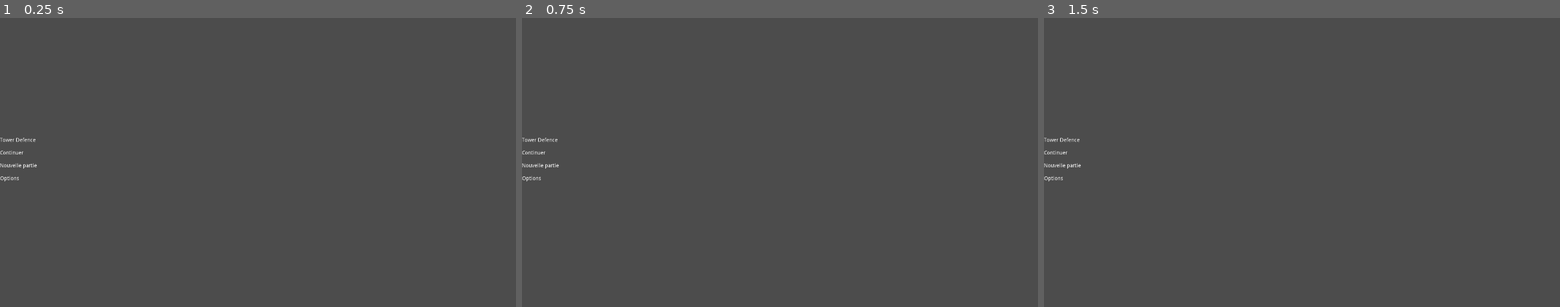
Above: before the commit, frames 1-3 (left to right).
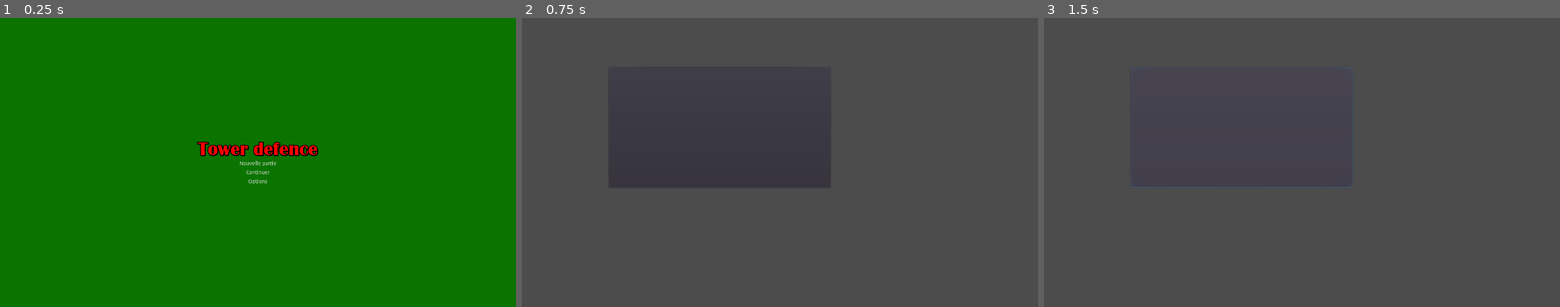
Above: after the commit, the same moments.

Repository: notpolarstar/towerdefence
Game: Godot game, scene res://EcranTitre.tscn
The game is run twice, just before and just after one commit, with the same random seed, the same clock (stepped at 60 frames per second) and the same inputs. Before the commit the project has no main scene; this scene is started directly in both runs.
Inputs (mouse positions are in pixels of both pictures, inside the frame that each line leads up to):
- Up to frame 1 (0.25 s): no input
- Up to frame 2 (0.75 s): click (780, 162) at 0.5 s, where only the run after the commit has a clickable "Nouvelle partie"
- Up to frame 3 (1.5 s): click (1240, 127) at 1.27 s

The runs differ from the first frame. In frame 1, 100% of the frame differs, in the area x 0-100%, y 0-100%; in frame 2, 0.3%; in frame 3, 0.3%.

Commit message:
Ecran titre

Diff:
--- /dev/null
+++ b/towerdefence/Button.gd
@@ -0,0 +1,5 @@
+extends Control
+func _on_Button_pressed():
+	print("1")
+	get_tree().change_scene("res://EcranTitre.tscn")
+	print("2")
--- a/towerdefence/EcranTitre.tscn
+++ b/towerdefence/EcranTitre.tscn
@@ -1,8 +1,18 @@
-[gd_scene format=2]
+[gd_scene load_steps=4 format=2]
+
+[ext_resource path="res://BRITANIC.TTF" type="DynamicFontData" id=1]
+[ext_resource path="res://Nouvelle partie.gd" type="Script" id=2]
+
+[sub_resource type="DynamicFont" id=1]
+size = 50
+outline_size = 2
+outline_color = Color( 0, 0, 0, 1 )
+font_data = ExtResource( 1 )
 
 [node name="Control" type="Control"]
 anchor_right = 1.0
 anchor_bottom = 1.0
+mouse_filter = 2
 __meta__ = {
 "_edit_use_anchors_": false
 }
@@ -10,6 +20,16 @@
 [node name="MarginContainer" type="MarginContainer" parent="."]
 margin_right = 1366.0
 margin_bottom = 768.0
+mouse_filter = 2
+__meta__ = {
+"_edit_use_anchors_": false
+}
+
+[node name="ColorRect" type="ColorRect" parent="MarginContainer"]
+margin_right = 1366.0
+margin_bottom = 768.0
+mouse_filter = 2
+color = Color( 0.0470588, 0.458824, 0, 1 )
 __meta__ = {
 "_edit_use_anchors_": false
 }
@@ -17,39 +37,57 @@
 [node name="VBoxContainer" type="VBoxContainer" parent="MarginContainer"]
 margin_right = 1366.0
 margin_bottom = 768.0
+mouse_filter = 2
 alignment = 1
 __meta__ = {
 "_edit_use_anchors_": false
 }
 
-[node name="Titre" type="RichTextLabel" parent="MarginContainer/VBoxContainer"]
-margin_top = 318.0
+[node name="Titre" type="Label" parent="MarginContainer/VBoxContainer"]
+margin_top = 322.0
 margin_right = 1366.0
-margin_bottom = 348.0
-text = "Tower Defence
-"
-fit_content_height = true
+margin_bottom = 373.0
+custom_colors/font_color = Color( 1, 0, 0, 1 )
+custom_colors/font_color_shadow = Color( 0, 0, 0, 1 )
+custom_fonts/font = SubResource( 1 )
+text = "Tower defence"
+align = 1
+__meta__ = {
+"_edit_use_anchors_": false
+}
 
-[node name="Continuer" type="RichTextLabel" parent="MarginContainer/VBoxContainer"]
-margin_top = 352.0
+[node name="Nouvellepartie" type="Button" parent="MarginContainer/VBoxContainer"]
+margin_top = 377.0
 margin_right = 1366.0
-margin_bottom = 382.0
-text = "Continuer
-"
-fit_content_height = true
+margin_bottom = 397.0
+mouse_filter = 1
+text = "Nouvelle partie"
+flat = true
+script = ExtResource( 2 )
+__meta__ = {
+"_edit_use_anchors_": false
+}
 
-[node name="Nouvelle partie" type="RichTextLabel" parent="MarginContainer/VBoxContainer"]
-margin_top = 386.0
+[node name="Continuer" type="Button" parent="MarginContainer/VBoxContainer"]
+margin_top = 401.0
 margin_right = 1366.0
-margin_bottom = 416.0
-text = "Nouvelle partie
-"
-fit_content_height = true
+margin_bottom = 421.0
+mouse_filter = 2
+text = "Continuer"
+flat = true
+__meta__ = {
+"_edit_use_anchors_": false
+}
 
-[node name="Options" type="RichTextLabel" parent="MarginContainer/VBoxContainer"]
-margin_top = 420.0
+[node name="Options" type="Button" parent="MarginContainer/VBoxContainer"]
+margin_top = 425.0
 margin_right = 1366.0
-margin_bottom = 450.0
-text = "Options
-"
-fit_content_height = true
+margin_bottom = 445.0
+mouse_filter = 2
+text = "Options"
+flat = true
+__meta__ = {
+"_edit_use_anchors_": false
+}
+
+[connection signal="pressed" from="MarginContainer/VBoxContainer/Nouvellepartie" to="MarginContainer/VBoxContainer/Nouvellepartie" method="_on_Nouvellepartie_pressed"]
--- /dev/null
+++ b/towerdefence/Nouvelle partie.gd
@@ -0,0 +1,5 @@
+extends Control
+func _ready():
+	print("test")
+func _on_Nouvellepartie_pressed():
+	get_tree().change_scene("res://partie.tscn");
--- /dev/null
+++ b/towerdefence/partie.tscn
@@ -0,0 +1,20 @@
+[gd_scene load_steps=2 format=2]
+
+[ext_resource path="res://Button.gd" type="Script" id=1]
+
+[node name="Control" type="Control"]
+anchor_right = 1.0
+anchor_bottom = 1.0
+__meta__ = {
+"_edit_use_anchors_": false
+}
+
+[node name="Button" type="Button" parent="."]
+margin_left = 230.0
+margin_top = 131.0
+margin_right = 817.0
+margin_bottom = 451.0
+script = ExtResource( 1 )
+__meta__ = {
+"_edit_use_anchors_": false
+}
--- a/towerdefence/project.godot
+++ b/towerdefence/project.godot
@@ -11,6 +11,7 @@
 [application]
 
 config/name="towerdefence"
+run/main_scene="res://EcranTitre.tscn"
 config/icon="res://icon.png"
 
 [display]
Binary file added: towerdefence/BRITANIC.TTF
